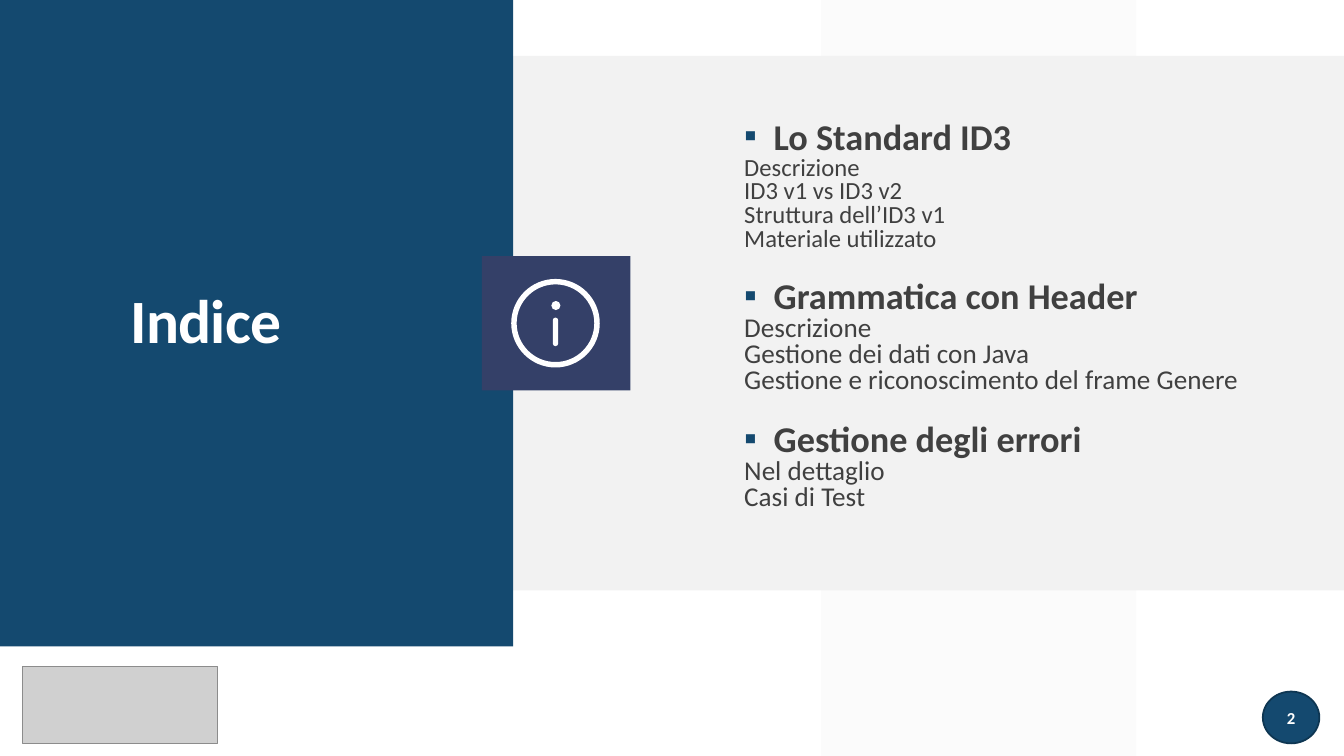
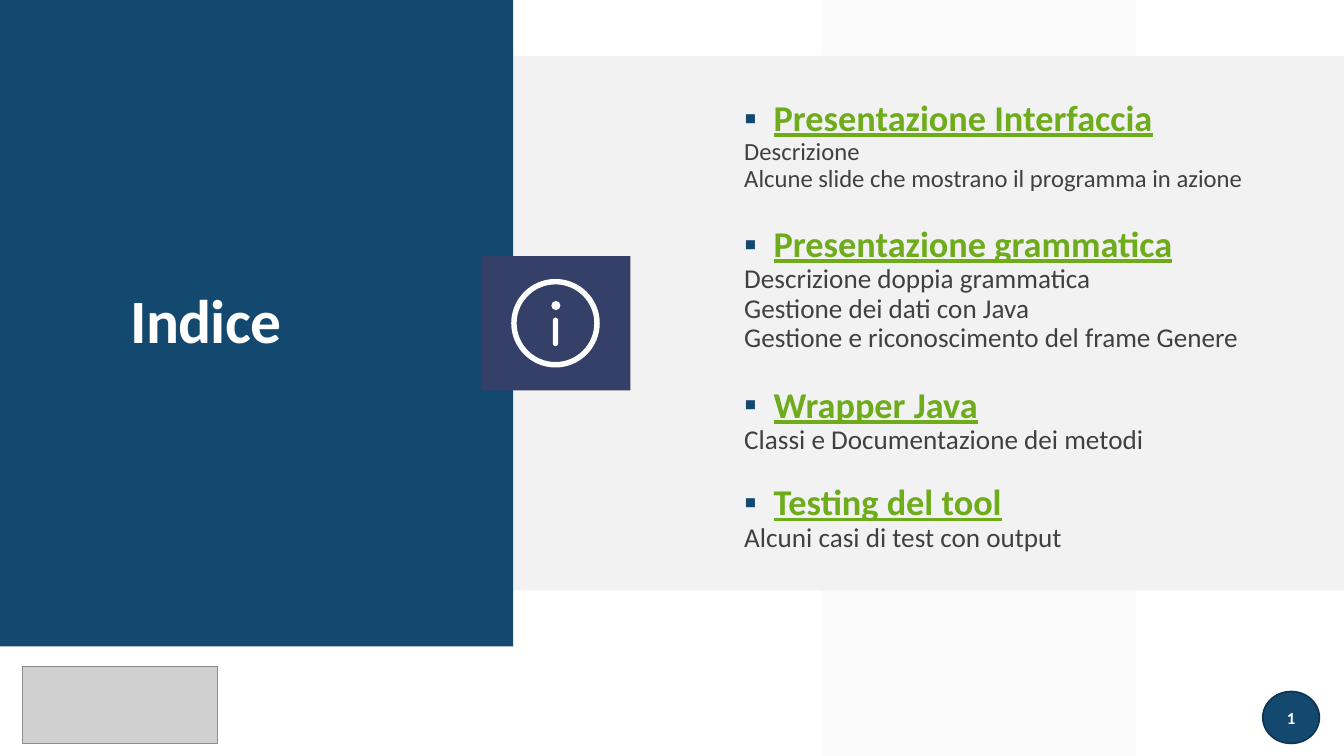
Before and after one commit to atusghen/SimpleID3, a slide deck: slide 1 of presentazione tecnica.pptx (slide 2 before the commit). Drawn at 1344x756 pixels with LibreOffice and Linux fonts; fonts in the diff are those of the drawing; grey boxes stand for pictures. Boxes give left, top, right and bottom in pixels: in the first picture for what was removed or moved away, otherwise in the second. Text is boxed around its words. In the diff, an @@ line names an element or a change of style, - is before the commit and + after.

```diff
--- a/presentazione tecnica.pptx
+++ b/presentazione tecnica.pptx
@@ text at <box>774,105,1152,137</box>: text changed; text colour #404040 to #6EAC1C @@
-▪ Lo Standard ID3
+▪ Presentazione Interfaccia
@@ text at <box>744,143,1238,347</box>: line spacing 0.8 to 0.9 @@
@@ text at <box>744,170,1242,293</box>: text changed @@
-ID3 v1 vs ID3 v2
-Struttura dell’ID3 v1
-Materiale utilizzato
-▪ Grammatica con Header
-Descrizione
+Alcune slide che mostrano il programma in azione
+▪ Presentazione grammatica
+Descrizione doppia grammatica
@@ text at <box>744,394,1143,552</box>: text changed @@
-▪ Gestione degli errori
-Nel dettaglio
-Casi di Test
+▪ Wrapper Java
+Classi e Documentazione dei metodi
+▪ Testing del tool
+Alcuni casi di test con output
@@ page number at <box>1287,713,1295,724</box>: text changed @@
-2
+1
```
Also in this commit, not shown: 3 other slides changed, 13 slides added, 4 slides removed, 3 other files.
